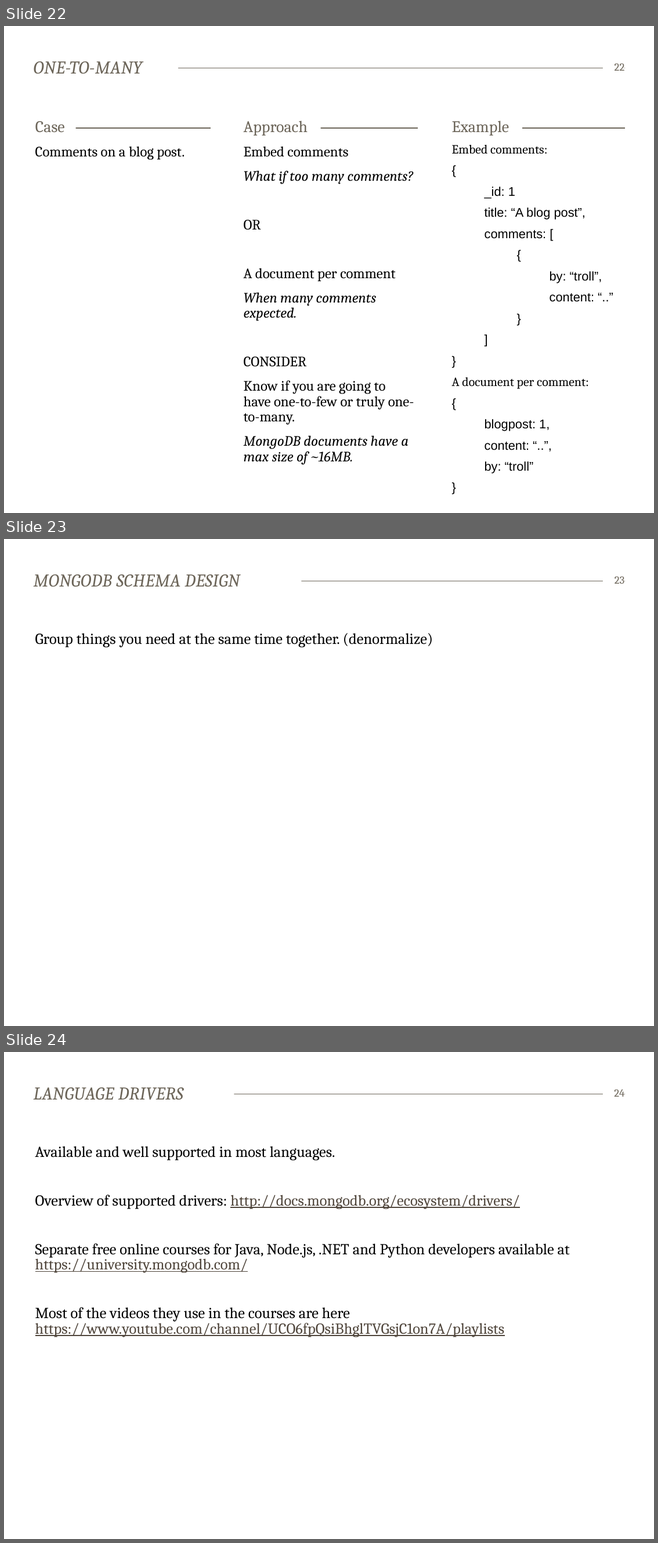
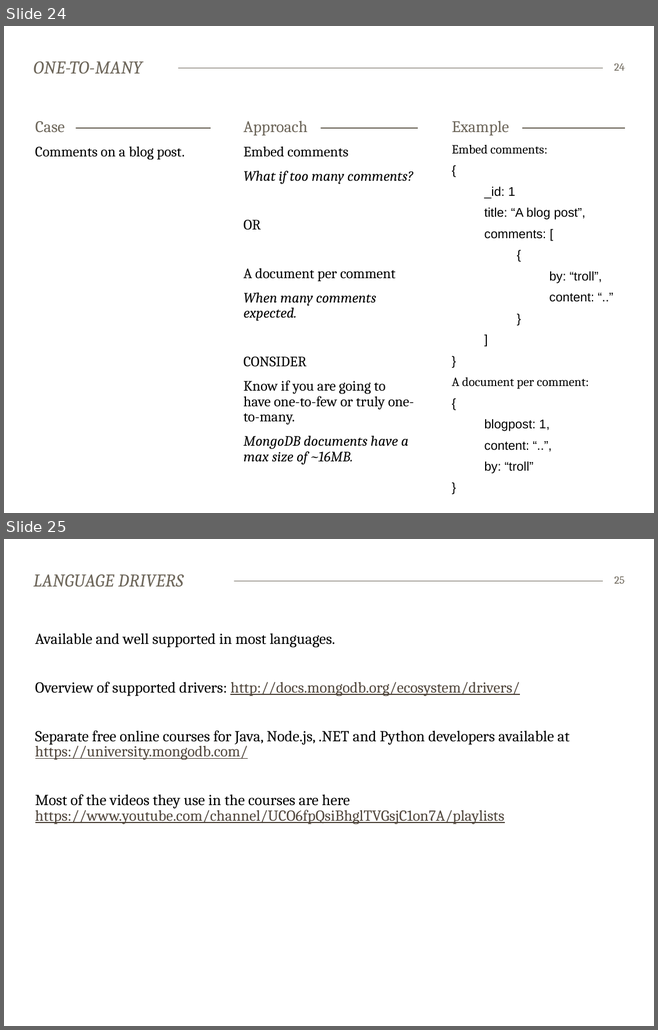
Before and after one commit to bekkopen/databasekurs, a slide deck: mongodb/mongodb-slides.pptx. Shown one above the other, each under a label of ours: slides 22, 23 and 24 before the commit, slides 24 and 25 after it. The pictures are 658x1543 and 658x1030 pixels, drawn with LibreOffice and Linux fonts; fonts in the diff are those of the drawing. Boxes give left, top, right and bottom in pixels: in the first picture for what was removed or moved away, otherwise in the second. Text is boxed around its words. In the diff, an @@ line names an element or a change of style, - is before the commit and + after.

```diff
--- a/mongodb/mongodb-slides.pptx
+++ b/mongodb/mongodb-slides.pptx
@@ slide 23 removed at (4,539,654,1026), background #FFFFFF; not listed: 1 template element that a slide beside it also shows @@
@@ title removed at (34,574,240,587) @@
-MONGODB SCHEMA DESIGN
@@ page number removed at (614,576,624,584) @@
-23
@@ text removed at (35,633,433,647) @@
-Group things you need at the same time together. (denormalize)
@@ what was slide 22 is now slide 24 @@
@@ page number at (614,63,624,71): text changed @@
-22
+24
@@ what was slide 24 is now slide 25 @@
@@ page number at (614,576,625,584): text changed @@
-24
+25
```
Also in this commit, not shown: 2 slides changed, 2 slides added.
